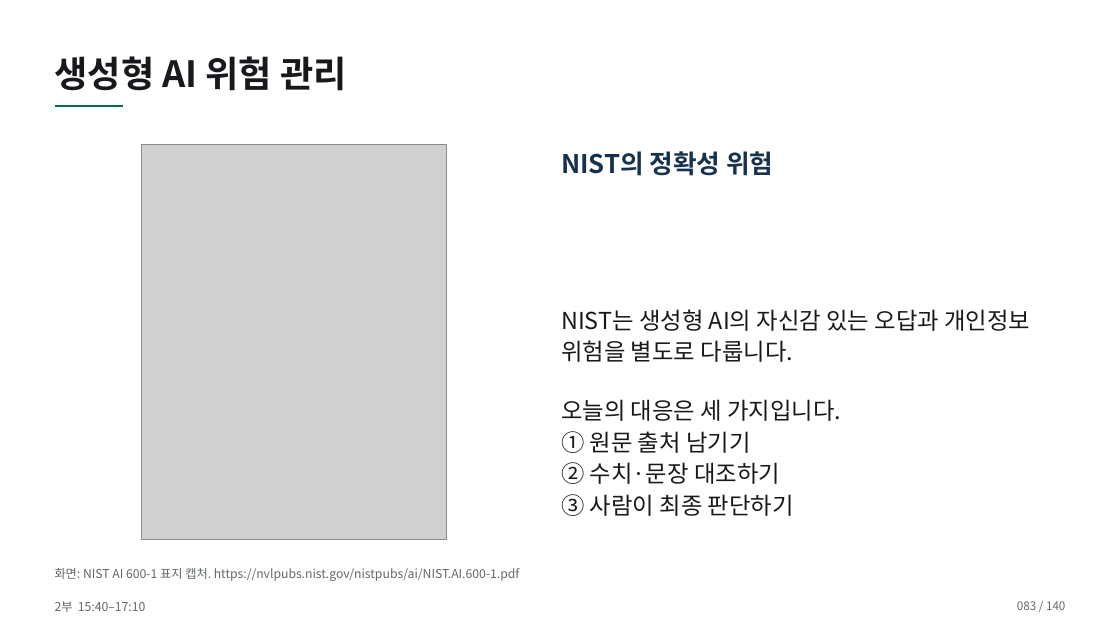
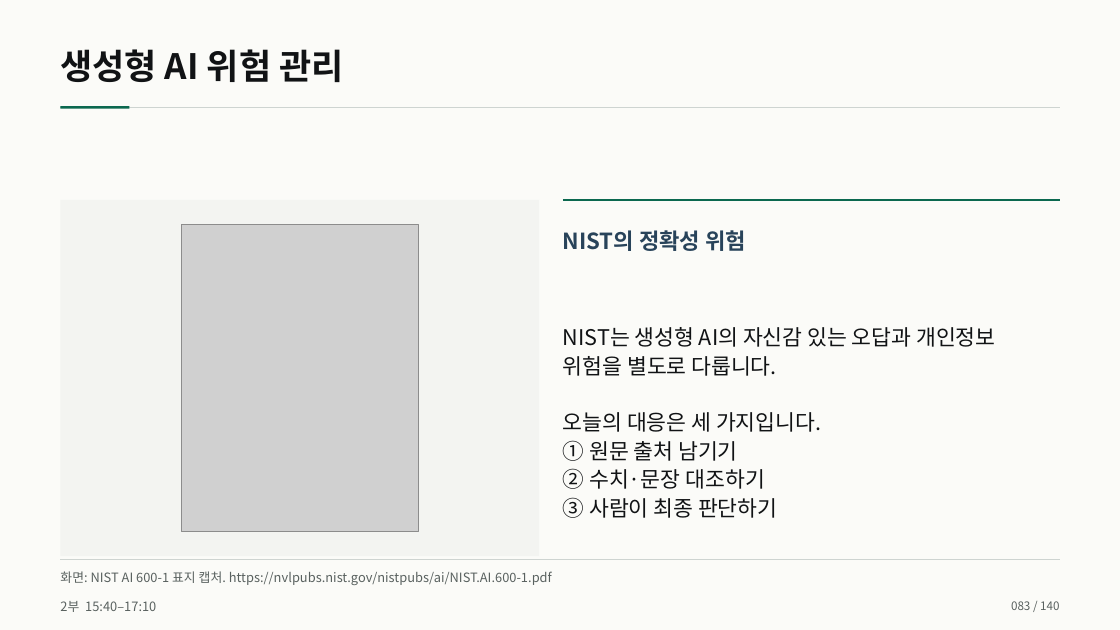
Before and after one commit to smilesjcha/how-to-work-better, a slide deck: slide 83 of lectures/20261007-daeryzen-ai-office/output/daeryzen-ai-office-20261007.pptx. Drawn at 1120x630 pixels with LibreOffice and Linux fonts; fonts in the diff are those of the drawing; grey boxes stand for pictures. Boxes give left, top, right and bottom in pixels: in the first picture for what was removed or moved away, otherwise in the second. Text is boxed around its words. In the diff, an @@ line names an element or a change of style, - is before the commit and + after.

Commit message:
Refactor Daeryzen lecture presentation design

```diff
--- a/lectures/20261007-daeryzen-ai-office/output/daeryzen-ai-office-20261007.pptx
+++ b/lectures/20261007-daeryzen-ai-office/output/daeryzen-ai-office-20261007.pptx
@@ background #FFFFFF to #FBFBF8 @@
@@ text "생성형 AI 위험 관리" at box(60, 49, 343, 82): size 31 to 30 pt, text colour #17191C to #111315; line spacing 1.12 to 1.1 @@
@@ line removed from (55, 106) to (124, 106) @@
@@ line added from (60, 108) to (1060, 108), #CED4D1 0.8 pt @@
@@ rectangle added at box(60, 106, 129, 108), fill #0B684F @@
@@ rectangle added at box(60, 200, 539, 556), fill #F3F4F1 @@
@@ line added from (563, 200) to (1060, 200), #0B684F 2.2 pt @@
@@ picture: place and size @@
-picture at box(141, 145, 446, 539)
+picture at box(181, 224, 419, 532)
@@ text "NIST의 정확성 위험": place and size @@
-text "NIST의 정확성 위험" at box(561, 151, 773, 176)
+text "NIST의 정확성 위험" at box(563, 230, 746, 251)
@@ text "NIST의 정확성 위험" at box(563, 230, 746, 251): size 22 to 19 pt, text colour #17324D to #28435A; line spacing 1.12 to 1.1 @@
@@ text "NIST는 생성형 AI의 자신감 있는 ...": place and size @@
-text "NIST는 생성형 AI의 자신감 있는 ..." at box(561, 309, 1030, 516)
+text "NIST는 생성형 AI의 자신감 있는 ..." at box(563, 327, 995, 518)
@@ text "NIST는 생성형 AI의 자신감 있는 ..." at box(563, 327, 995, 518): size 20 to 18.5 pt, text colour #17191C to #111315; line spacing 1.12 to 1.1 @@
@@ text "화면: NIST AI 600-1 표지 ..." at box(60, 571, 552, 585): size 10.5 to 11 pt, text colour #62686B to #59615F; line spacing 1.12 to 1.1 @@
@@ line added from (60, 560) to (1060, 560), #CED4D1 0.8 pt @@
@@ text "2부 15:40–17:10" at box(60, 601, 156, 612): size 10.5 to 11 pt, text colour #62686B to #59615F; line spacing 1.12 to 1.1 @@
@@ text "083 / 140" at box(1011, 601, 1059, 610): text colour #62686B to #59615F; line spacing 1.12 to 1.1 @@
```
Also in this commit, not shown: 139 other slides changed, 12 other files.
